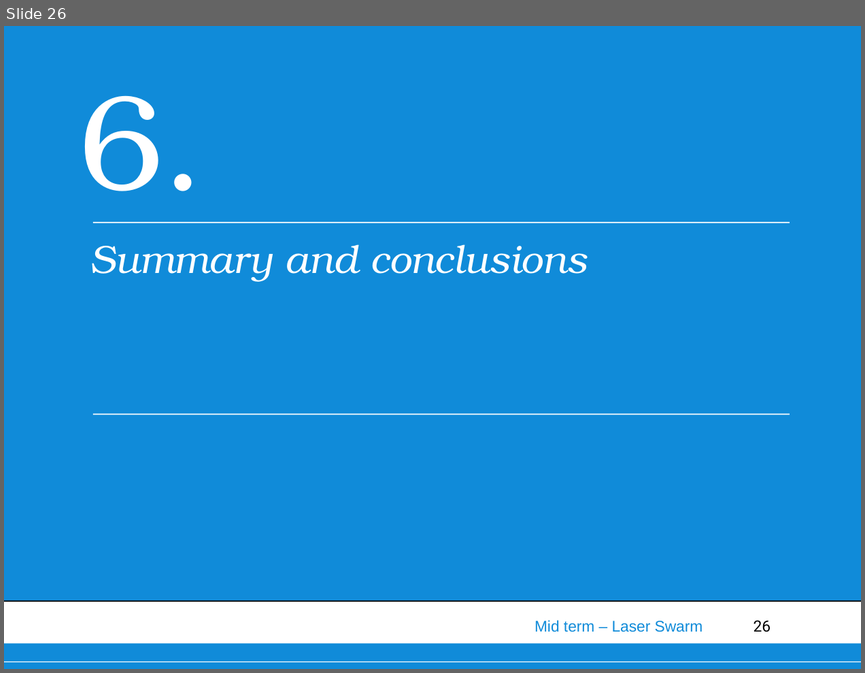
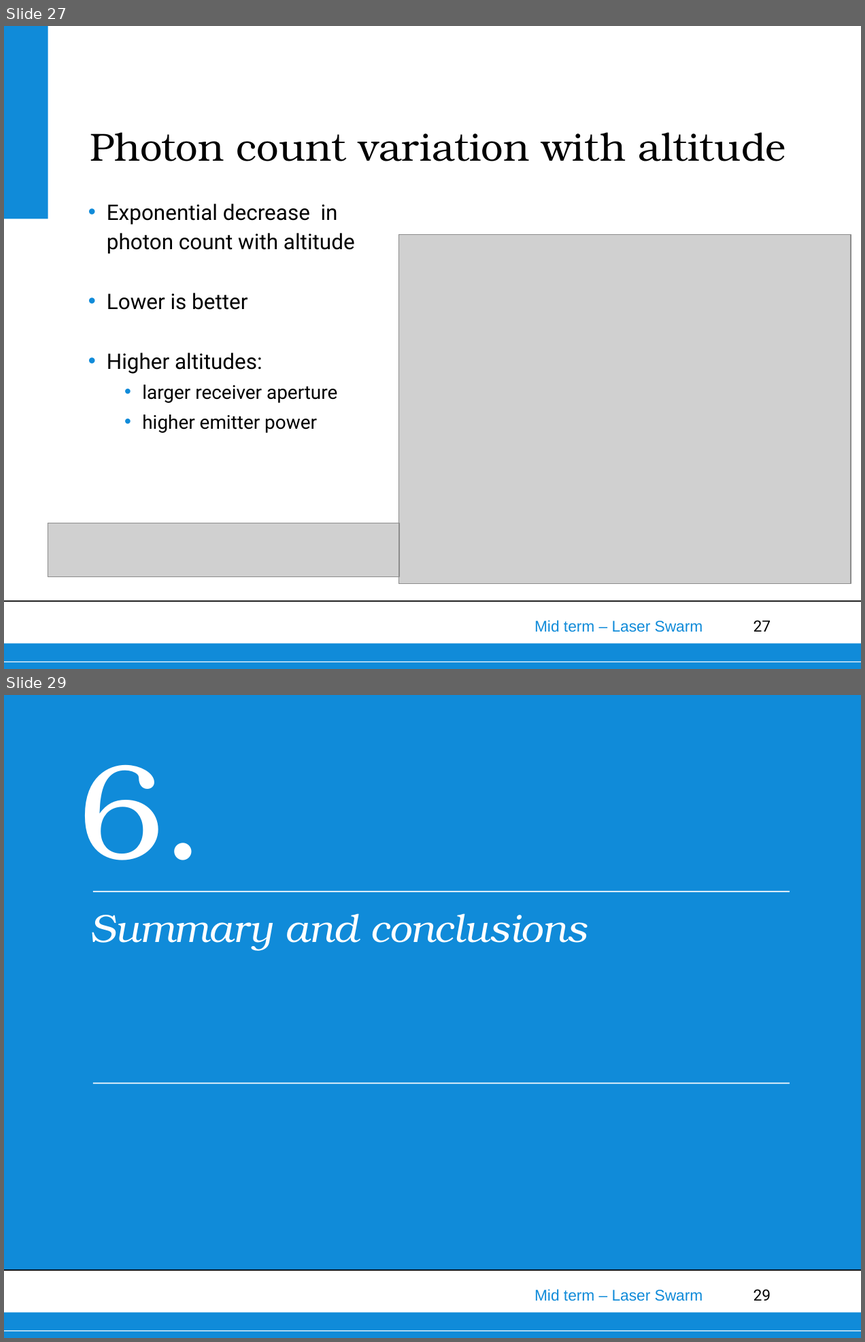
Before and after one commit to thewisenerd/laser-swarm, a slide deck: midTermPresentation/MidTermPresentation.ppt. Shown one above the other, each under a label of ours: slide 26 before the commit, slides 27 and 29 after it; the slides between them are not shown. The pictures are 865x673 and 865x1342 pixels, drawn with LibreOffice and Linux fonts; fonts in the diff are those of the drawing; grey boxes stand for pictures; background and template pictures are left out. Boxes give left, top, right and bottom in pixels: in the first picture for what was removed or moved away, otherwise in the second. Text is boxed around its words. In the diff, an @@ line names an element or a change of style, - is before the commit and + after.

```diff
--- a/midTermPresentation/MidTermPresentation.ppt
+++ b/midTermPresentation/MidTermPresentation.ppt
@@ slide 27 added at <box>4,26,861,669</box>, background #FFFFFF; not listed: 6 template elements that a slide beside it also shows @@
@@ title added at <box>90,132,786,161</box>, 33 pt, text #000000 @@
+Photon count variation with altitude
@@ text added at <box>107,203,355,433</box>, 18 pt, text #000000 @@
+• Exponential decrease in photon count with altitude
+• Lower is better
+• Higher altitudes:
+  • larger receiver aperture
+  • higher emitter power
@@ picture added at <box>399,234,851,583</box> @@
@@ picture added at <box>48,523,399,577</box> @@
@@ what was slide 26 is now slide 29 @@
@@ page number at <box>753,1289,771,1300</box>: text changed @@
-26
+29
```
Also in this commit, not shown: 2 other slides added.
